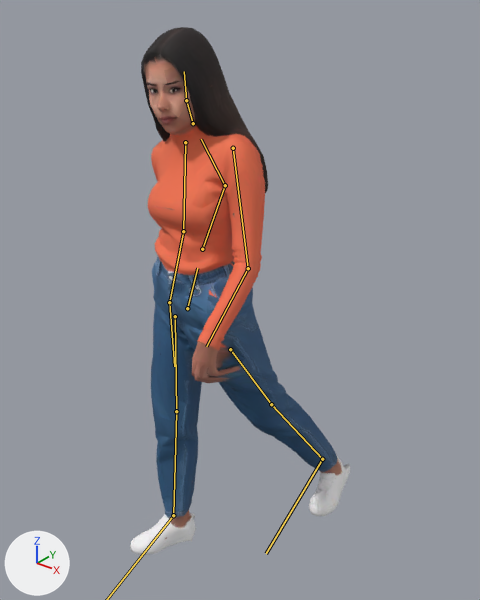
What one commit did to the glTF model client/assets/citizens/casual-w.gltf.
One viewpoint serves both versions: a 50 mm lens placed at (1.244, -1.366, 1.758), pointed at (0.086, 0.081, 0.86). The axes (+X, +Y, +Z) are drawn at lower left. The lights are the same throughout. The picture after the commit comes second. Both versions are drawn at frame 20 of the action 'Walk'; the numbers are the values there. The bones that change, and the others that lie on the model, are drawn over the model as lines.

Names of what the first picture shows: 'casual-w'.
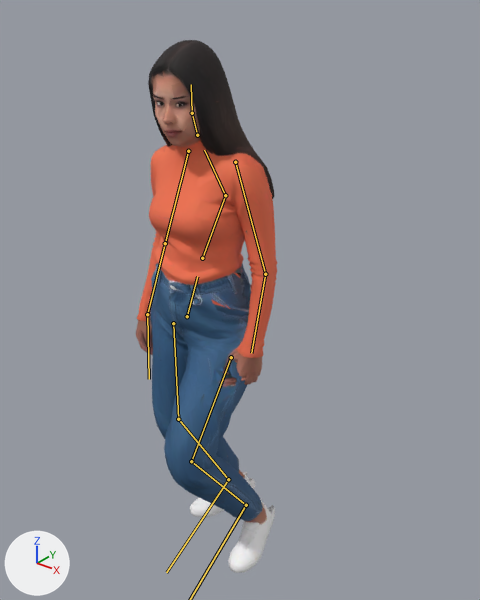
The edits, one by one:
Bone 'hips' (bone_hips) moves from (0.0, -0.019, 0.0) to (-0.004, -0.048, -0.014).
Bone 'hips' (bone_hips) turns from (0, -4, 0) to (0, -2, -1) degrees about its own x, y and z.
Bone 'spine' (bone_spine) turns from (3, 0, 0) to (2, 0, 0) degrees about its own x, y and z.
Bone 'chest' (bone_chest) turns from (0, 6, 0) to (0, 3, -1) degrees about its own x, y and z.
Bone 'upperarm.L' (bone_upperarm_l) turns from (-11, 0, 0) to (6, 2, 0) degrees about its own x, y and z.
Bone 'forearm.L' (bone_forearm_l) turns from (-21, 0, 0) to (-5, 0, 0) degrees about its own x, y and z.
Bone 'upperarm.R' (bone_upperarm_r) turns from (11, 0, 0) to (-2, 1, 0) degrees about its own x, y and z.
Bone 'forearm.R' (bone_forearm_r) turns from (-14, 0, 0) to (-3, 0, 0) degrees about its own x, y and z.
Bone 'thigh.L' (bone_thigh_l) turns from (21, 0, 0) to (-52, -2, -4) degrees about its own x, y and z.
Bone 'shin.L' (bone_shin_l) turns from (10, 0, 0) to (84, -2, 3) degrees about its own x, y and z.
Bone 'foot.L' (bone_foot_l) turns from (-28, 0, 0) to (-26, 8, 4) degrees about its own x, y and z.
Bone 'thigh.R' (bone_thigh_r) turns from (-21, 0, 0) to (-22, -1, -4) degrees about its own x, y and z.
Bone 'shin.R' (bone_shin_r) turns from (5, 0, 0) to (44, 0, 0) degrees about its own x, y and z.
Bone 'foot.R' (bone_foot_r) turns from (17, 0, 0) to (-22, -3, 3) degrees about its own x, y and z.

Location of each change, (x1, y1, x2, y2) in pixels of the pictures (480 x 600 px):
'casual-w', posed (36% narrower)
    before: (130, 27, 350, 555)
    after: (136, 40, 277, 573)
bone 'hips', root to tip
    before: (187, 308) to (197, 268)
    after: (187, 316) to (197, 276)
bone 'spine', root to tip
    before: (202, 249) to (225, 185)
    after: (202, 258) to (225, 195)
bone 'chest', root to tip
    before: (225, 185) to (201, 139)
    after: (225, 195) to (204, 150)
bone 'upperarm.L', root to tip
    before: (233, 148) to (248, 268)
    after: (235, 162) to (265, 274)
bone 'forearm.L', root to tip
    before: (248, 268) to (206, 346)
    after: (265, 274) to (251, 353)
bone 'upperarm.R', root to tip
    before: (185, 142) to (183, 231)
    after: (188, 151) to (165, 243)
bone 'forearm.R', root to tip
    before: (183, 231) to (169, 302)
    after: (165, 243) to (147, 314)
bone 'thigh.L', root to tip
    before: (230, 349) to (271, 404)
    after: (231, 357) to (191, 461)
bone 'shin.L', root to tip
    before: (271, 404) to (322, 459)
    after: (191, 461) to (246, 505)
bone 'thigh.R', root to tip
    before: (175, 316) to (176, 411)
    after: (173, 323) to (178, 419)
bone 'shin.R', root to tip
    before: (176, 411) to (173, 515)
    after: (178, 419) to (228, 479)
